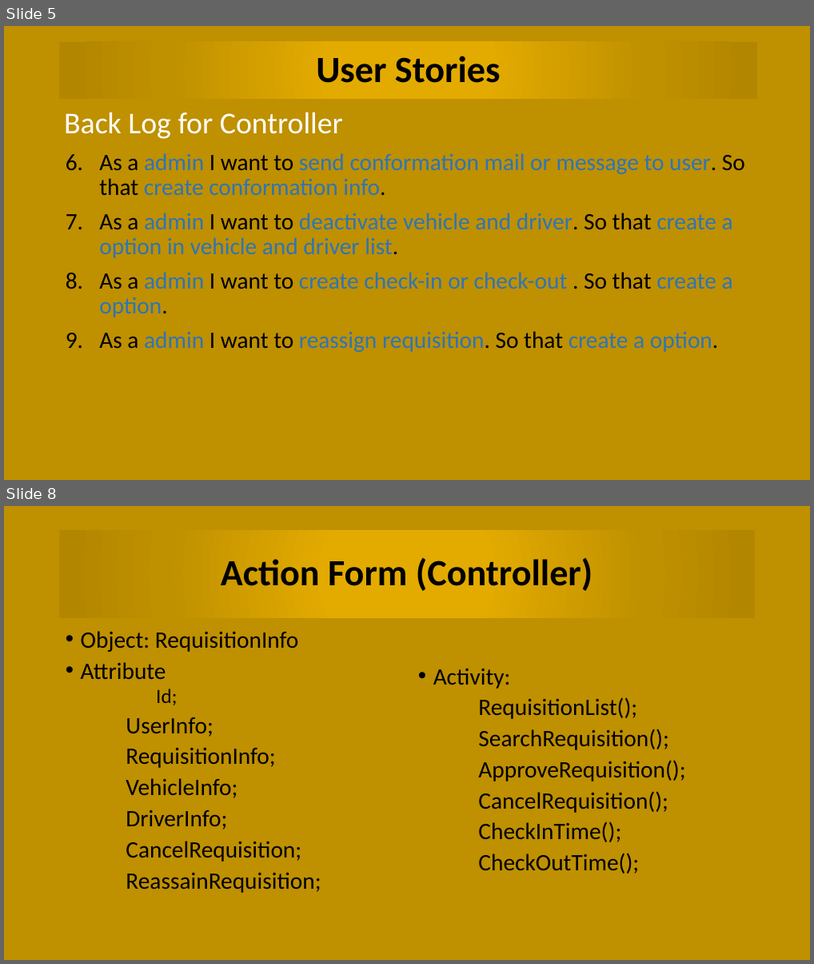
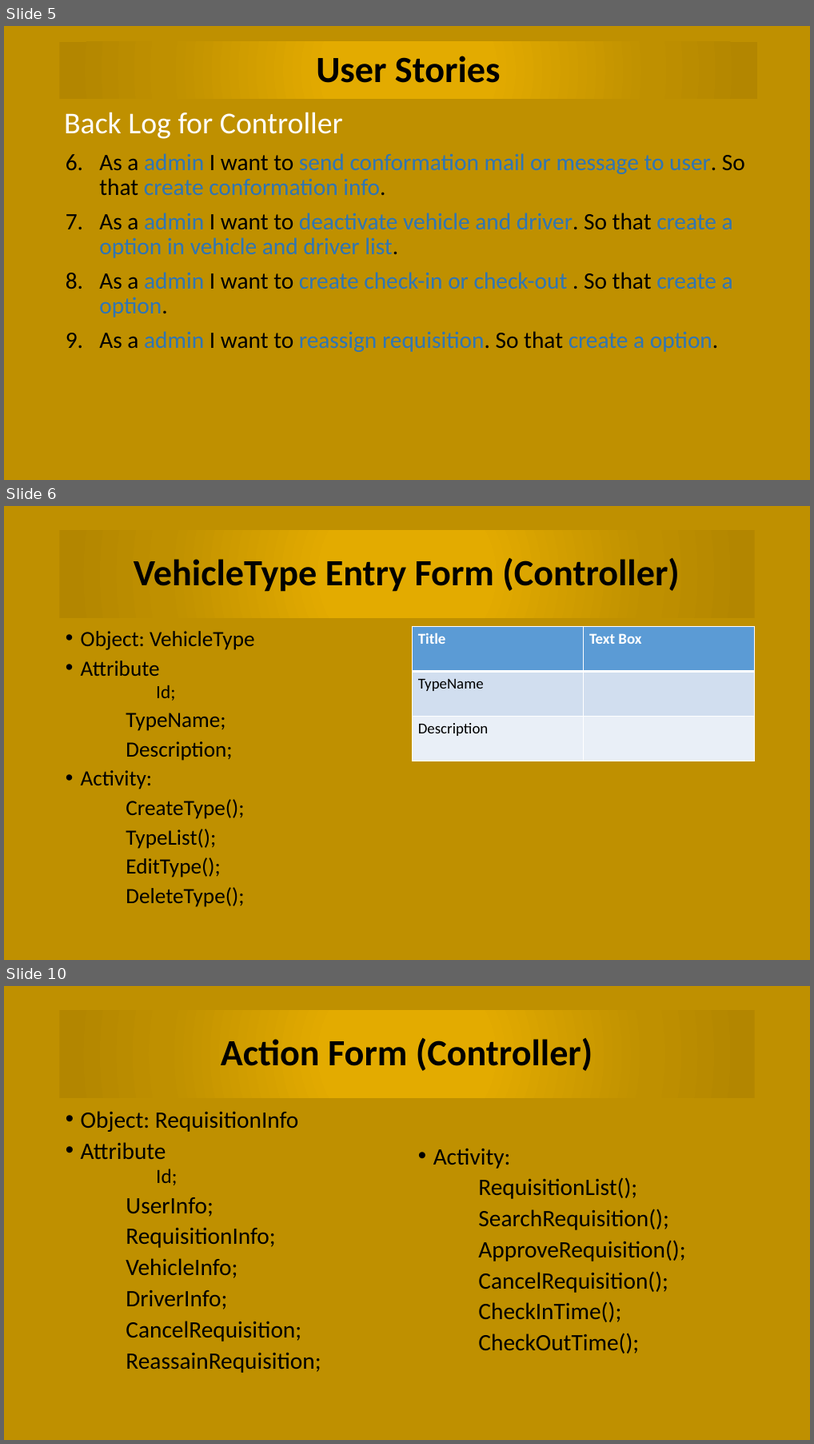
Before and after one commit to chittoranjan/BCCVehicleManagemant, a slide deck: Document/Vehicle Management Presentation.pptx. Shown one above the other, each under a label of ours: slides 5 and 8 before the commit, slides 5, 6 and 10 after it; the slides between them are not shown. The pictures are 814x964 and 814x1444 pixels, drawn with LibreOffice and Linux fonts; fonts in the diff are those of the drawing. Boxes give left, top, right and bottom in pixels: in the first picture for what was removed or moved away, otherwise in the second. Text is boxed around its words. In the diff, an @@ line names an element or a change of style, - is before the commit and + after.

```diff
--- a/Document/Vehicle Management Presentation.pptx
+++ b/Document/Vehicle Management Presentation.pptx
@@ slide 6 added at [4,506,810,960], background #BF9000 @@
@@ title added at [60,530,755,618], fill gradient #E3AB00 to #BF9000 to #B28600, 44 pt, text #000000, bold @@
+VehicleType Entry Form (Controller)
@@ text added at [81,631,255,907], 25.9 pt, text #000000 @@
+• Object: VehicleType
+• Attribute
+  Id;
+TypeName;
+Description;
+• Activity:
+CreateType();
+TypeList();
+EditType();
+DeleteType();
@@ table added at [412,627,754,761], 3 rows, 2 columns @@
+Title | Text Box
+TypeName | 
+Description | 
@@ what was slide 8 is now slide 10 @@
```
Also in this commit, not shown: 3 slides changed, 8 other files.
